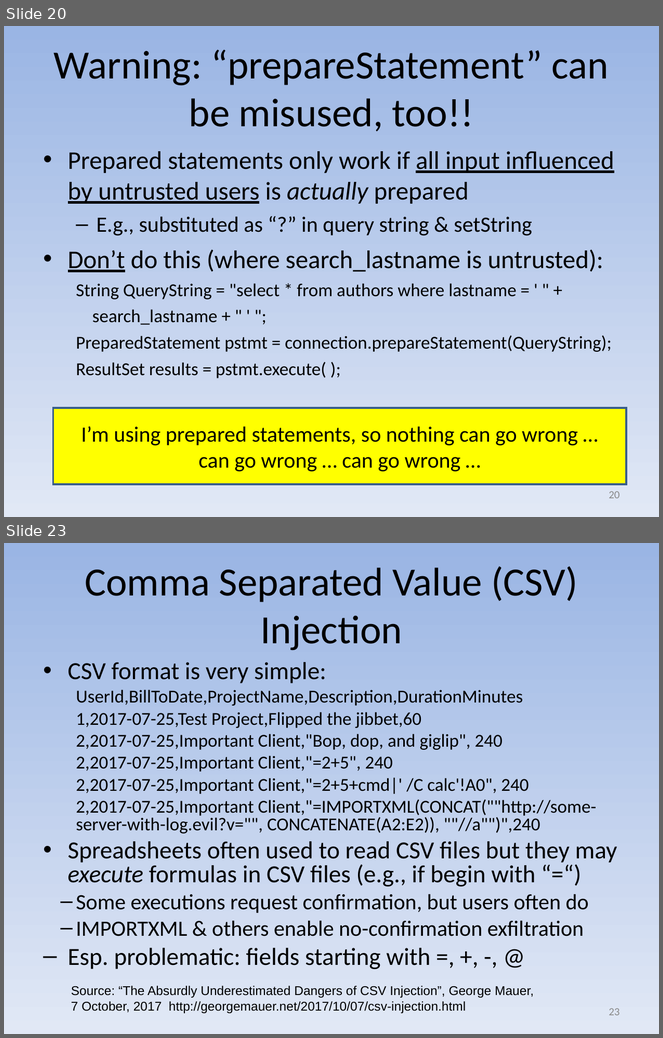
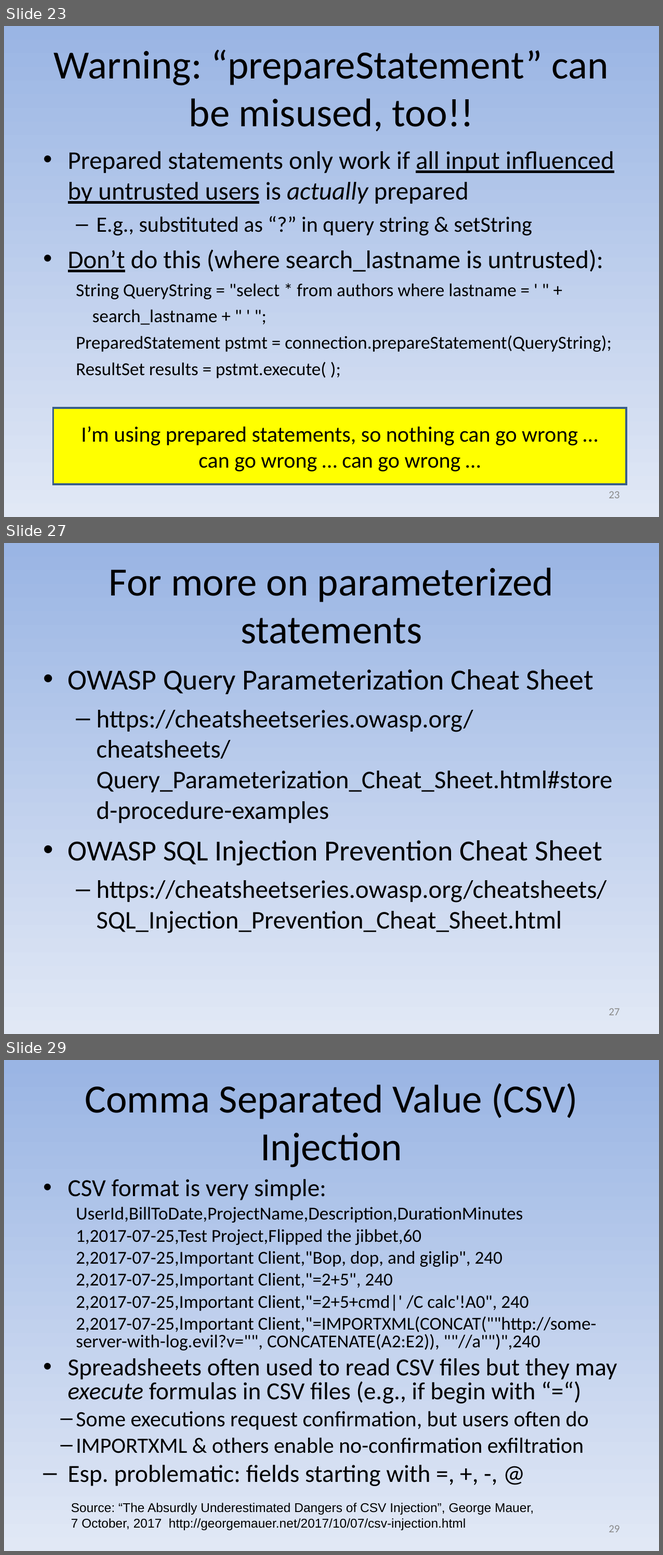
Before and after one commit to david-a-wheeler/david-a-wheeler.github.io, a slide deck: secure-class/presentations/Secure-Software-5-Call-Out.ppt. Shown one above the other, each under a label of ours: slides 20 and 23 before the commit, slides 23, 27 and 29 after it; the slides between them are not shown. The pictures are 663x1038 and 663x1555 pixels, drawn with LibreOffice and Linux fonts; fonts in the diff are those of the drawing. Boxes give left, top, right and bottom in pixels: in the first picture for what was removed or moved away, otherwise in the second. Text is boxed around its words. In the diff, an @@ line names an element or a change of style, - is before the commit and + after.

Commit message:
Update deck 5 to discuss "parameterized statements"
Prepared statements are one way to get parameterized
statements, but in some ecosystems there's more than
one way. Extend this discussion.

```diff
--- a/secure-class/presentations/Secure-Software-5-Call-Out.ppt
+++ b/secure-class/presentations/Secure-Software-5-Call-Out.ppt
@@ slide 27 added at (4,543,659,1034), background gradient #9AB5E4 to #E1E8F5 @@
@@ title added at (109,567,554,644), 44 pt, text #000000 @@
+For more on parameterized statements
@@ text added at (68,669,613,934), 28 pt, text #000000 @@
+• OWASP Query Parameterization Cheat Sheet
+  – https://cheatsheetseries.owasp.org/cheatsheets/Query_Parameterization_Cheat_Sheet.html#stored-procedure-examples
+• OWASP SQL Injection Prevention Cheat Sheet
+  – https://cheatsheetseries.owasp.org/cheatsheets/SQL_Injection_Prevention_Cheat_Sheet.html
@@ page number added at (609,1008,620,1016), 12 pt, text #898989 @@
+27
@@ what was slide 20 is now slide 23 @@
@@ page number at (609,491,620,499): text changed @@
-20
+23
@@ what was slide 23 is now slide 29 @@
@@ page number at (609,1525,620,1533): text changed @@
-23
+29
```
Also in this commit, not shown: 7 slides changed, 5 other slides added.
